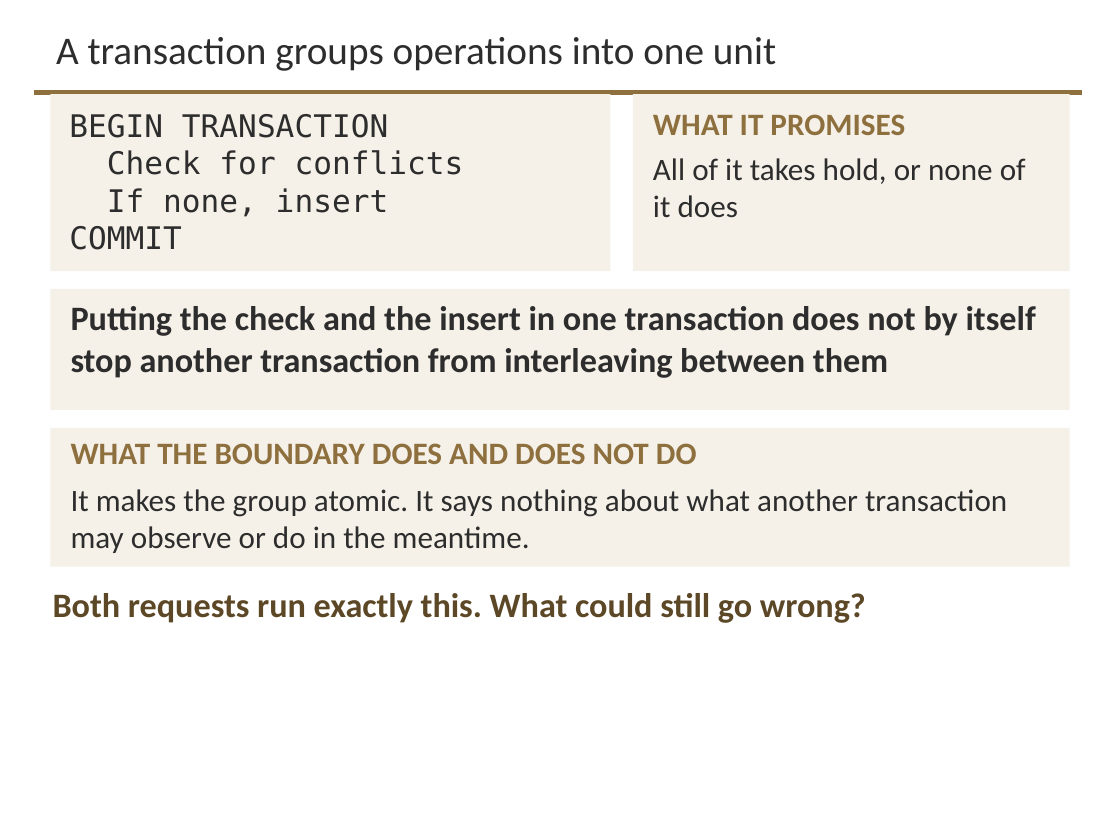
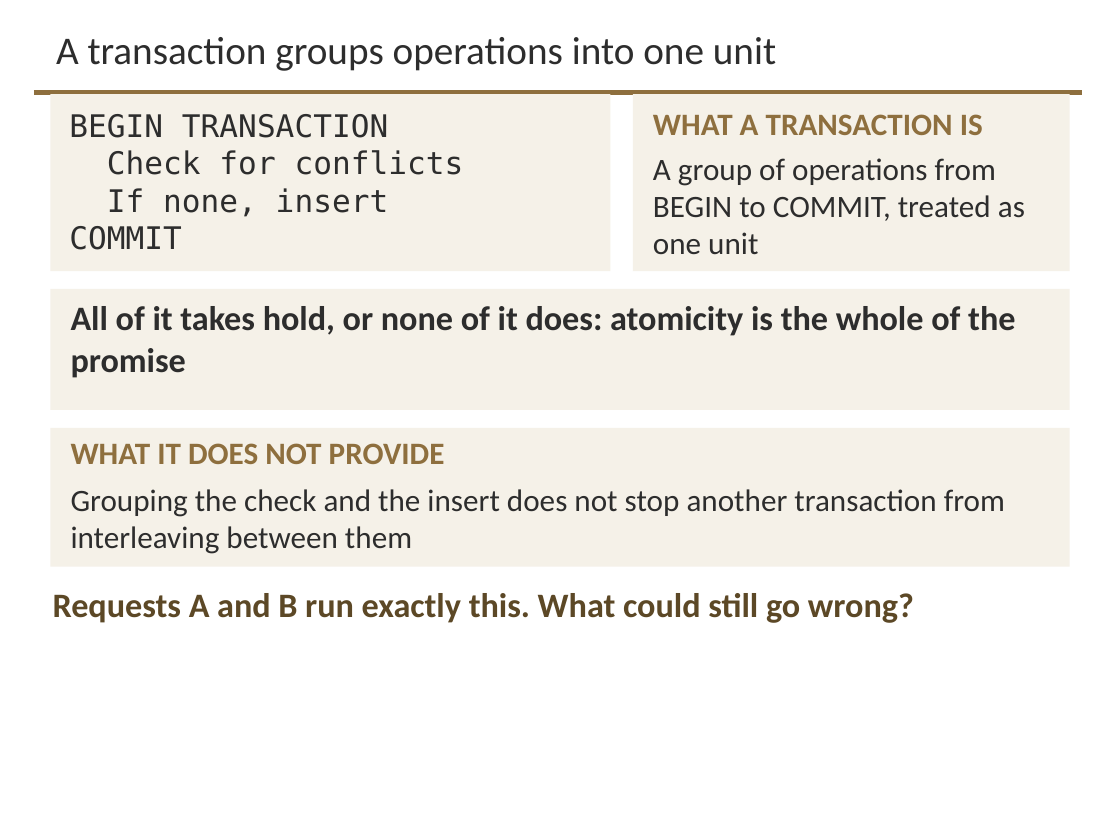
Before and after one commit to davisjam/model-based-agentic-software-engineering, a slide deck: slide 25 of course/lectures/act-3-software-in-the-world/02-data-management/3-2-Data-Management.pptx. Drawn at 1120x840 pixels with LibreOffice and Linux fonts; fonts in the diff are those of the drawing; background and template pictures are left out. Boxes give left, top, right and bottom in pixels: in the first picture for what was removed or moved away, otherwise in the second. Text is boxed around its words. In the diff, an @@ line names an element or a change of style, - is before the commit and + after.

Commit message:
deck 3-2: the per-slide corrections on the concurrency run
Slide 24, the three approaches: the prompt said 'both of these' and now names
requests A and B. The author asked for 'both requests A and B from previous
slide'; the full phrase measures 91 characters against a 67-character one-line
budget at 22pt, and the band cannot take a second line without pushing the table
below the floor. Naming A and B carries the reference, which the resequencing is
what makes unambiguous: slide 23 now IS the previous slide and labels them so.

Slide 25, the transaction: a definition card replaces 'what it promises', the two
cards that both said 'does not stop interleaving' are now one statement of what
it promises and one headed card of what it does not provide. The ask was built as
the LAST click, after its own answers; it is now the second.

Slide 26, isolation: the top line defines isolation instead of opening on 'a
history orders', which the author found confusing. The bottom card names the
agent and the object rather than saying 'it rules out this history'. The round-6
NOT SERIALIZABLE label and the withdrawal of the deepening request both stand.

Slide 27: 'it' in the title was undefined, and the old title was also the slide's
own discovery sentence printed in advance, so the two panel heads revealed a
split the title had already announced. Both are now fixed by one title. The left
verdict band wrapped outside its own fill, which predates this round.

Slide 28: the duplicated question leaves the title; 'ONE transactional database'
becomes 'ONE database transaction', with the sentence rebuilt around the new noun
phrase, because the constraint is about the unit the work forms and not where the
rows live.

Builds re-emitted whole on 25 and 27; 27 drops from eight click groups to six by
merging each panel head with the panel it heads.

```diff
--- a/course/lectures/act-3-software-in-the-world/02-data-management/3-2-Data-Management.pptx
+++ b/course/lectures/act-3-software-in-the-world/02-data-management/3-2-Data-Management.pptx
@@ text at bbox=[653, 114, 983, 135]: text changed @@
-WHAT IT PROMISES
+WHAT A TRANSACTION IS
@@ text at bbox=[653, 158, 1025, 255]: text changed @@
-All of it takes hold, or none of it does
+A group of operations from BEGIN to COMMIT, treated as one unit
@@ text at bbox=[71, 306, 1015, 378]: text changed @@
-Putting the check and the insert in one transaction does not by itself stop another transaction from interleaving between them
+All of it takes hold, or none of it does: atomicity is the whole of the promise
@@ text at bbox=[71, 443, 445, 464]: text changed @@
-WHAT THE BOUNDARY DOES AND DOES NOT DO
+WHAT IT DOES NOT PROVIDE
@@ text at bbox=[71, 489, 1005, 554]: text changed @@
-It makes the group atomic. It says nothing about what another transaction may observe or do in the meantime.
+Grouping the check and the insert does not stop another transaction from interleaving between them
@@ text at bbox=[53, 593, 914, 623]: text changed @@
-Both requests run exactly this. What could still go wrong?
+Requests A and B run exactly this. What could still go wrong?
```
Also in this commit, not shown: 4 other slides changed.
